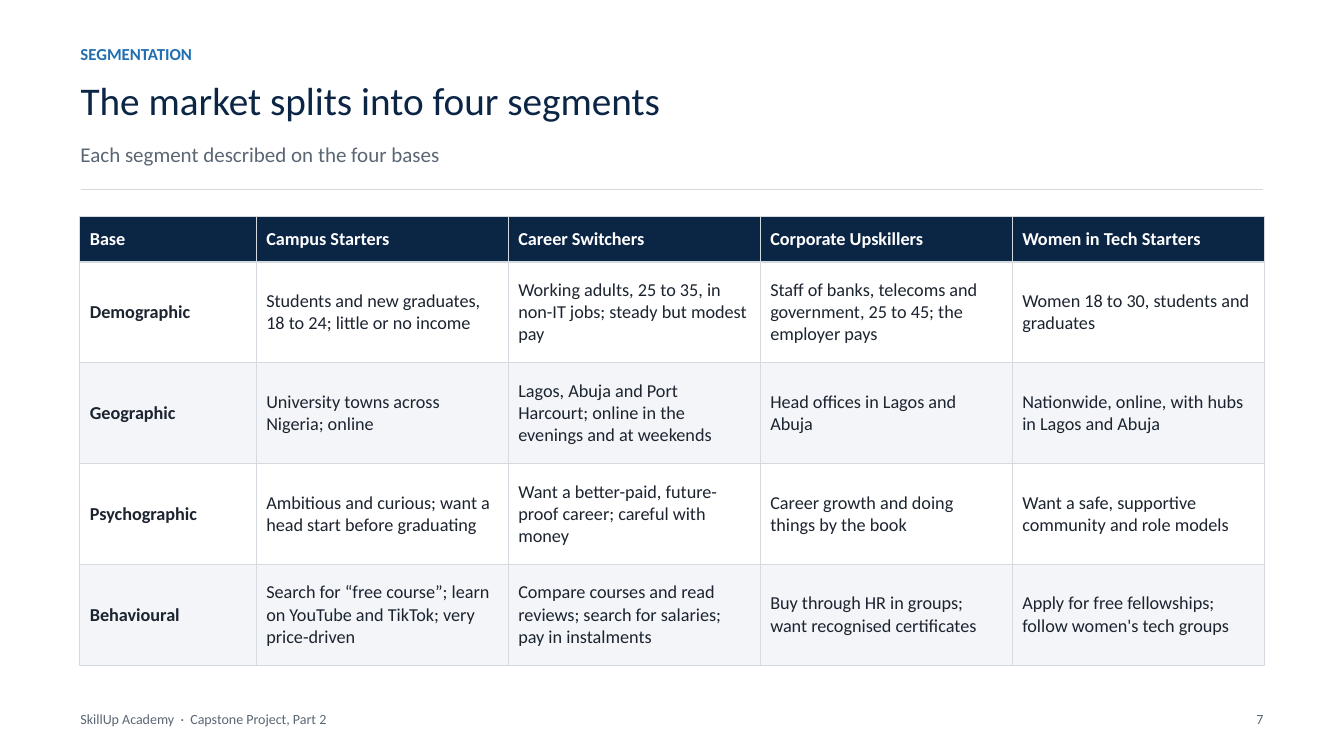
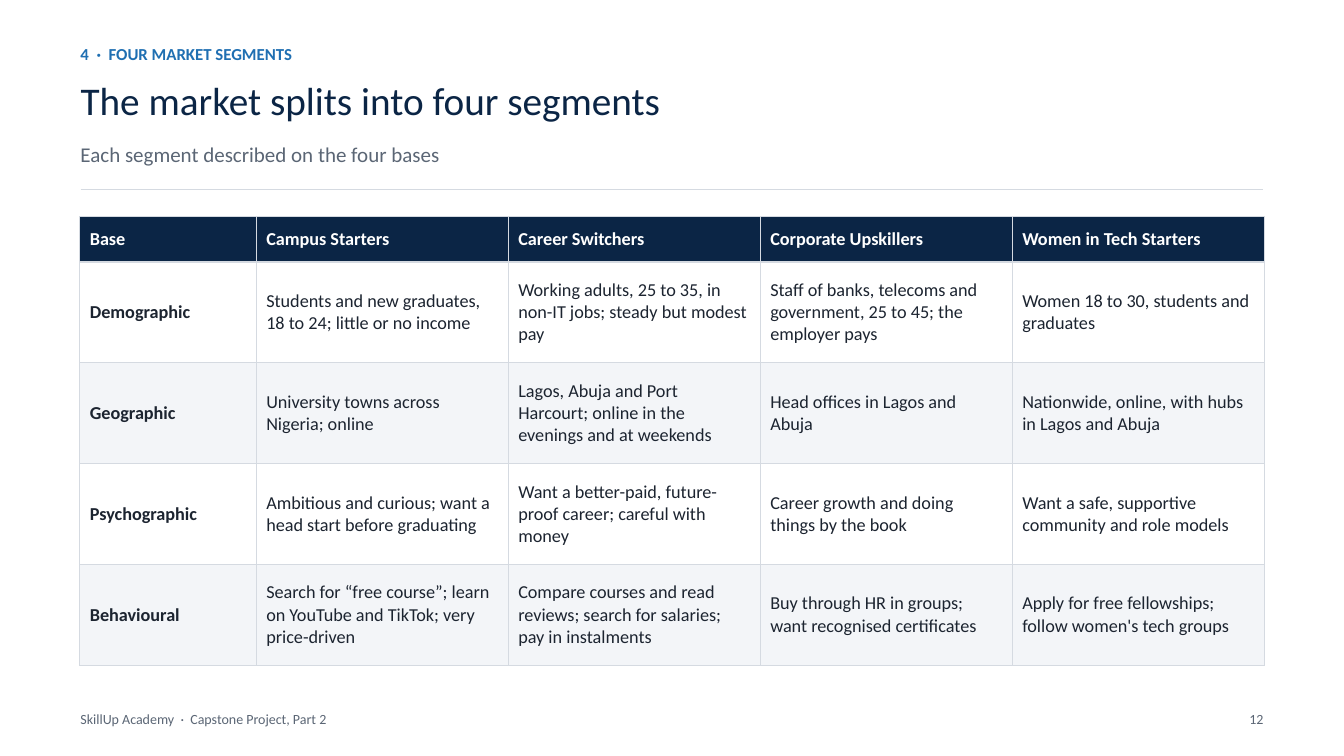
Before and after one commit to BadboyVee/BlackHoleeee, a slide deck: slide 12 of capstone/Customer_Analysis.pptx (slide 7 before the commit). Drawn at 1344x756 pixels with LibreOffice and Linux fonts; fonts in the diff are those of the drawing. Boxes give left, top, right and bottom in pixels: in the first picture for what was removed or moved away, otherwise in the second. Text is boxed around its words. In the diff, an @@ line names an element or a change of style, - is before the commit and + after.

```diff
--- a/capstone/Customer_Analysis.pptx
+++ b/capstone/Customer_Analysis.pptx
@@ text at (x1=80, y1=49, x2=292, y2=60): text changed @@
-SEGMENTATION
+4 · FOUR MARKET SEGMENTS
@@ text at (x1=1249, y1=715, x2=1263, y2=724): text changed @@
-7
+12
```
Also in this commit, not shown: 12 other slides changed, 2 slides added, 1 slide removed, 7 other files.
